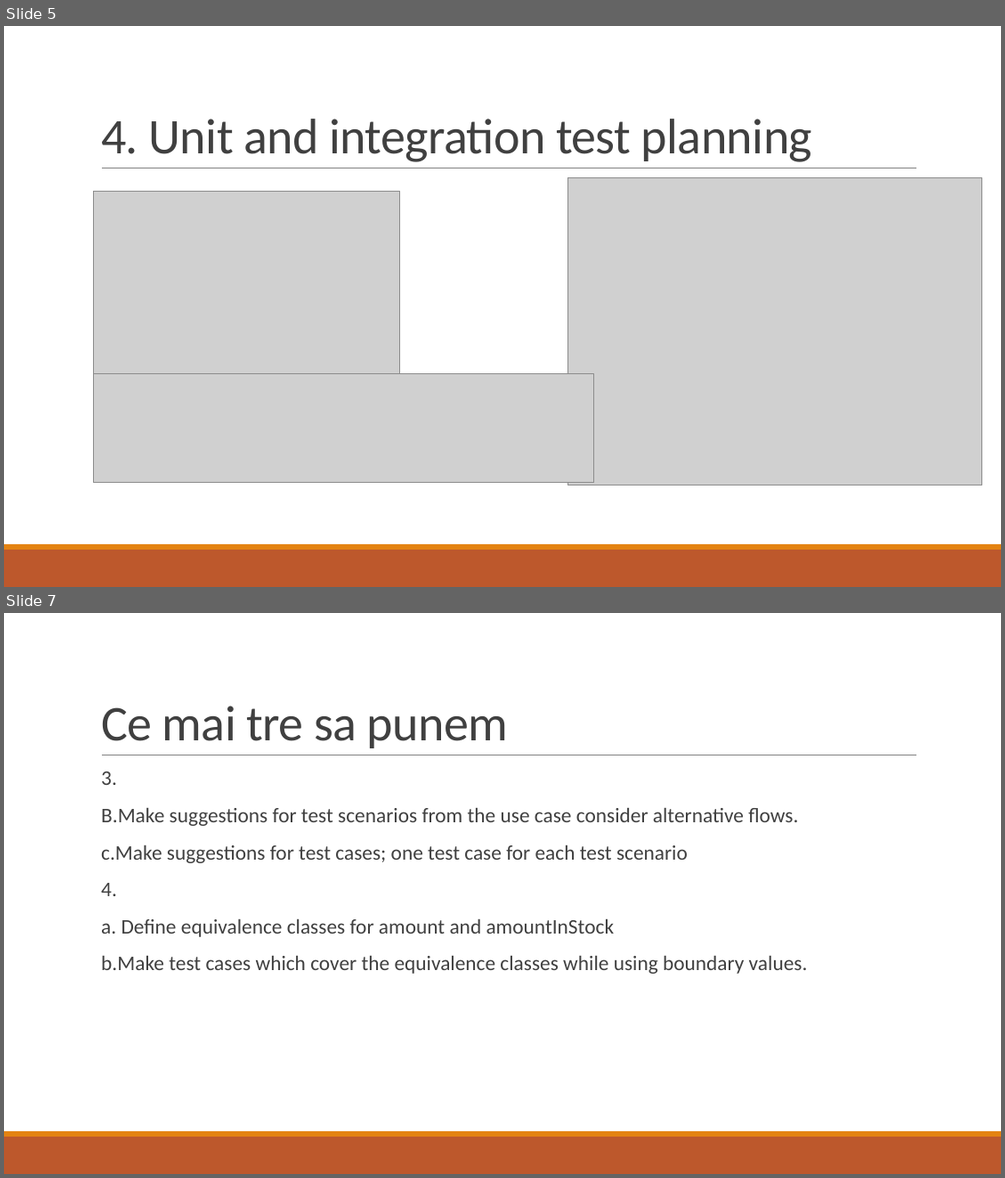
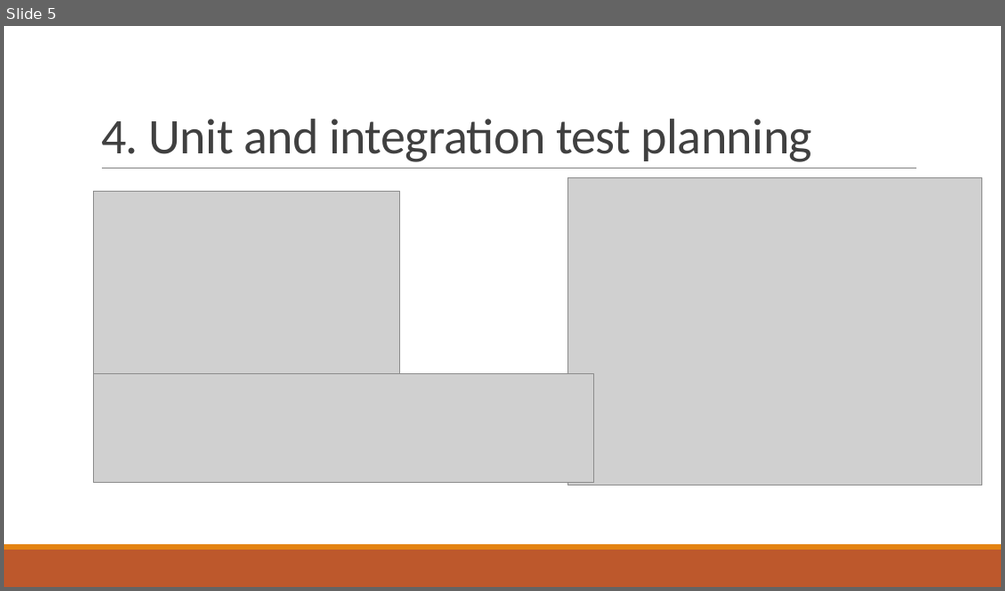
Before and after one commit to Swiftrow/Group4, a slide deck: but of course workshop.pptx. Shown one above the other, each under a label of ours: slides 5 and 7 before the commit, slide 5 after it; the slides between them are not shown. The pictures are 1005x1178 and 1005x591 pixels, drawn with LibreOffice and Linux fonts; fonts in the diff are those of the drawing; grey boxes stand for pictures. Boxes give left, top, right and bottom in pixels: in the first picture for what was removed or moved away, otherwise in the second. Text is boxed around its words. In the diff, an @@ line names an element or a change of style, - is before the commit and + after.

```diff
--- a/but of course workshop.pptx
+++ b/but of course workshop.pptx
@@ slide 7 removed at <box>4,613,1001,1174</box>, background #FFFFFF; not listed: 3 template elements that a slide beside it also shows @@
@@ title removed at <box>101,706,508,748</box> @@
-Ce mai tre sa punem
@@ text removed at <box>101,771,808,973</box> @@
-  3.
-  B.Make suggestions for test scenarios from the use case consider alternative flows.
-  c.Make suggestions for test cases; one test case for each test scenario
-  4.
-  a. Define equivalence classes for amount and amountInStock
-  b.Make test cases which cover the equivalence classes while using boundary values.
```
Also in this commit, not shown: 1 slide changed, 1 other slide removed.
